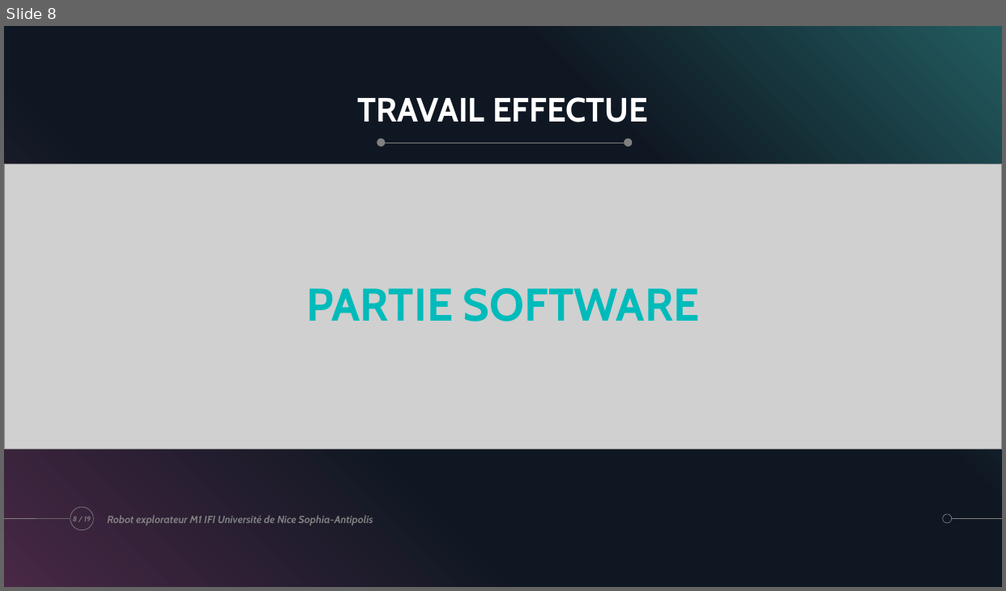
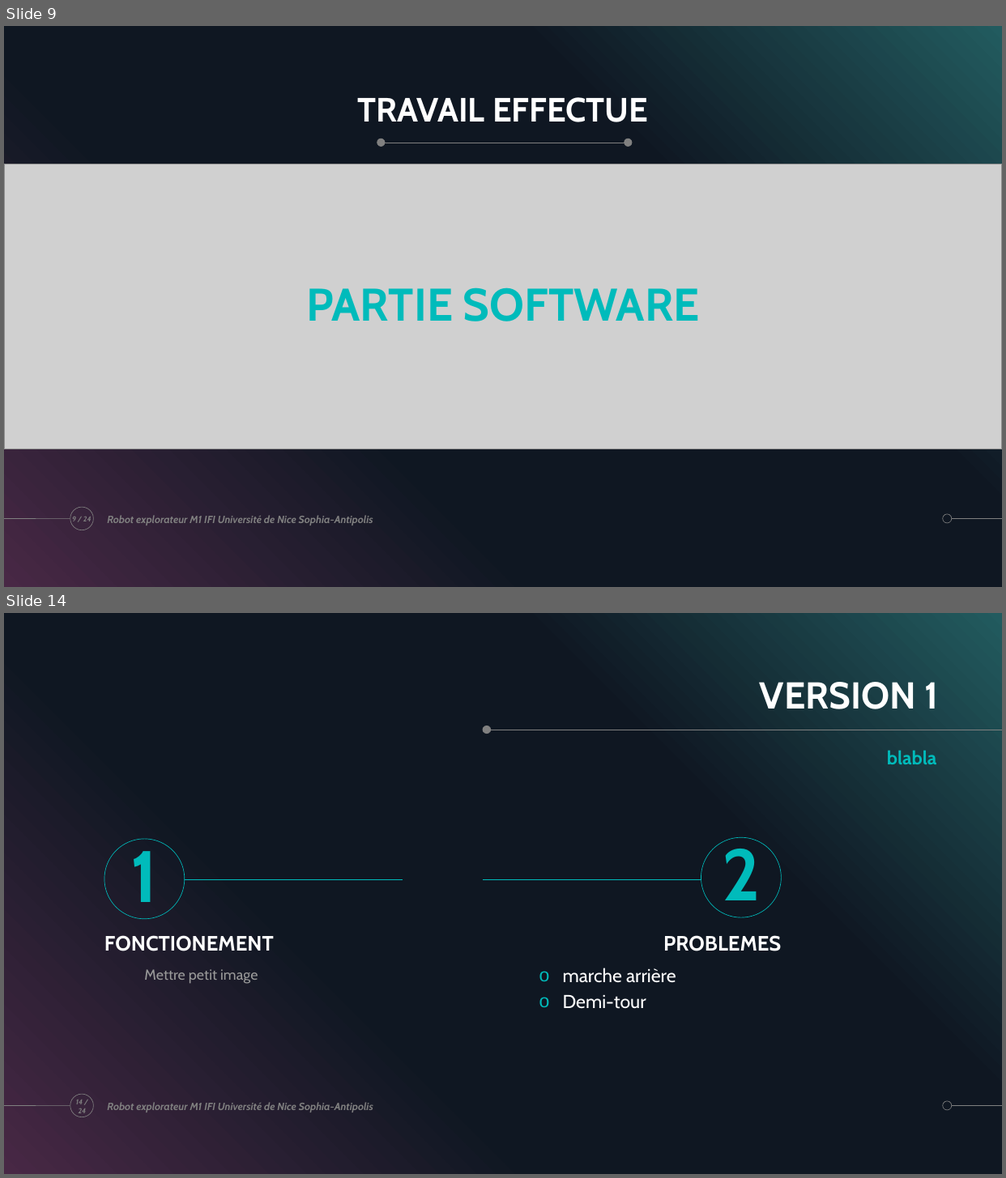
Before and after one commit to ChloeMaccarinelli/TER_M1_S2, a slide deck: doc/Diapo_LOTFI_MACCARINELLI_MARION.pptx. Shown one above the other, each under a label of ours: slide 8 before the commit, slides 9 and 14 after it; the slides between them are not shown. The pictures are 1006x591 and 1006x1178 pixels, drawn with LibreOffice and Linux fonts; fonts in the diff are those of the drawing; grey boxes stand for pictures. Boxes give left, top, right and bottom in pixels: in the first picture for what was removed or moved away, otherwise in the second. Text is boxed around its words. In the diff, an @@ line names an element or a change of style, - is before the commit and + after.

```diff
--- a/doc/Diapo_LOTFI_MACCARINELLI_MARION.pptx
+++ b/doc/Diapo_LOTFI_MACCARINELLI_MARION.pptx
@@ slide 14 added at (4,613,1002,1174), background #000000; not listed: 5 template elements that a slide beside it also shows @@
@@ title added at (760,682,938,709), 36 pt, text #FFFFFF, bold @@
+VERSION 1
@@ ellipse added at (483,726,492,734), fill #808080 @@
@@ line added from (1002, 730) to (489, 730), #808080 0.5 pt @@
@@ text added at (887,750,937,764), 18 pt, text #00BBBB, bold @@
+blabla
@@ text added at (104,839,185,919), outline #00BBBB 0.5 pt, 70 pt, text none, bold @@
+1
@@ text added at (701,837,781,918), outline #00BBBB 0.5 pt, 70 pt, text none, bold @@
+2
@@ line added from (185, 879) to (403, 879), #00BBBB 0.5 pt @@
@@ line added from (484, 879) to (701, 879), #00BBBB 0.5 pt @@
@@ text added at (104,935,274,952), 20 pt, text #FFFFFF, bold @@
+FONCTIONEMENT
@@ text added at (663,935,781,952), 20 pt, text #FFFFFF, bold @@
+PROBLEMES
@@ text added at (144,969,258,984), 14 pt, text #999999 @@
+Mettre petit image
@@ text added at (563,968,676,1009), 18 pt, text #FFFFFF @@
+  o marche arrière
+  o Demi-tour
@@ page number added at (76,1100,87,1114), 7 pt, text #808080, bold, italic @@
+14 / 24
@@ text added at (107,1102,373,1113), 10 pt, text #808080, bold, italic @@
+Robot explorateur M1 IFI Université de Nice Sophia-Antipolis
@@ what was slide 8 is now slide 9 @@
@@ page number at (72,517,91,522): text changed @@
-8 / 19
+9 / 24
```
Also in this commit, not shown: 6 slides changed, 4 other slides added, 1 other file.
